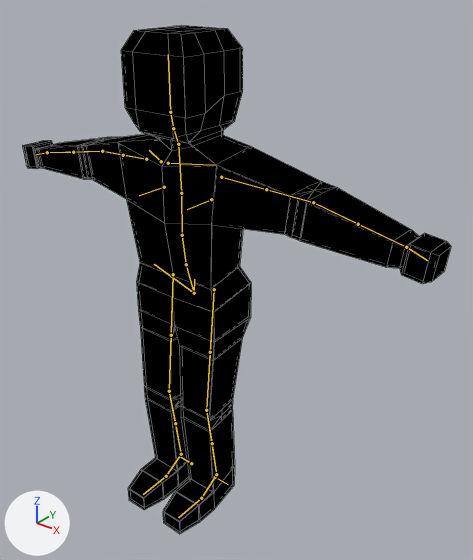
An edit to the Blender file assets/models/Agent.blend, drawn before and after from the same camera.
Camera for both pictures: a camera (50 mm lens) standing at (0.846, -0.879, 1.14) and looking at (0.092, 0.064, 0.555). Lighting does not change. The marker at lower left points along +X, +Y and +Z. The bones that bend it are drawn over the model as lines. Mesh edges are drawn as thin lines.
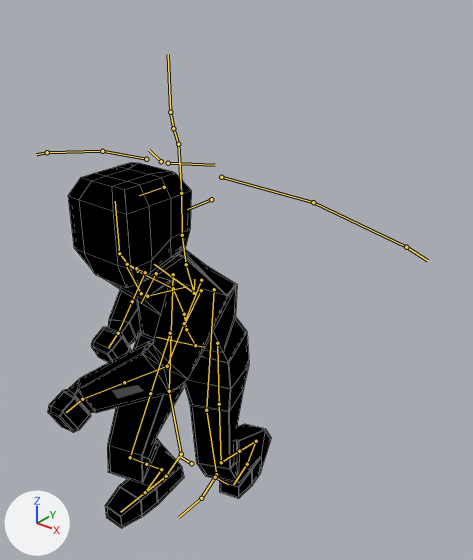
The newer file adds an action. The first version stands in its rest pose; the second is drawn at frame 25 of the action 'Crouch_BigArms'.

The change, as a list of edits to the scene's bpy script:
```text
Change bone_torso:
    where bone_torso = bpy.data.objects['rig'].pose.bones['torso']  # child of 'MCH-torso.parent'
    bone_torso.location: (0.0, 0.0, 0.0) -> (0.0, 0.0, -0.187)
Change bone_hips:
    where bone_hips = bpy.data.objects['rig'].pose.bones['hips']  # child of 'torso'
    bone_hips.location: (0.0, 0.0, 0.0) -> (0.0, -0.011, 0.034)
    bone_hips.rotation_quaternion: (1.0, 0.0, 0.0, 0.0) -> (0.978, 0.146, 0.022, 0.148)  # degrees (0, 0, 0) -> degrees (17, 0, 17)
Change bone_chest:
    where bone_chest = bpy.data.objects['rig'].pose.bones['chest']  # child of 'torso'
    bone_chest.rotation_quaternion: (1.0, 0.0, 0.0, 0.0) -> (0.918, 0.397, 0.0, 0.0)  # degrees (0, 0, 0) -> degrees (47, 0, 0)
Change bone_neck:
    where bone_neck = bpy.data.objects['rig'].pose.bones['neck']  # child of 'MCH-ROT-neck'
    bone_neck.location: (0.0, 0.0, 0.0) -> (0.0, 0.019, 0.01)
Change bone_upper_arm_ik_l:
    where bone_upper_arm_ik_l = bpy.data.objects['rig'].pose.bones['upper_arm_ik.L']  # child of 'MCH-upper_arm_ik_swing.L'
    bone_upper_arm_ik_l.location: (0.0, 0.0, 0.0) -> (-0.009, -0.02, 0.005)
    bone_upper_arm_ik_l.rotation_euler: (0.0, 0.0, 0.0) -> (0.0, -0.436, 0.0)  # degrees (0, 0, 0) -> degrees (0, -25, 0)
Change bone_upper_arm_ik_r:
    where bone_upper_arm_ik_r = bpy.data.objects['rig'].pose.bones['upper_arm_ik.R']  # child of 'MCH-upper_arm_ik_swing.R'
    bone_upper_arm_ik_r.rotation_euler: (0.0, 0.0, 0.0) -> (0.0, 0.506, 0.0)  # degrees (0, 0, 0) -> degrees (0, 29, 0)
Change bone_hand_ik_l:
    where bone_hand_ik_l = bpy.data.objects['rig'].pose.bones['hand_ik.L']  # child of 'MCH-hand_ik.parent.L'
    bone_hand_ik_l.location: (0.0, 0.0, 0.0) -> (-0.509, -0.276, -0.367)
    bone_hand_ik_l.rotation_quaternion: (1.0, 0.0, 0.0, 0.0) -> (0.673, 0.592, -0.234, -0.376)  # degrees (0, 0, 0) -> degrees (79, 7, -52)
Change bone_hand_ik_r:
    where bone_hand_ik_r = bpy.data.objects['rig'].pose.bones['hand_ik.R']  # child of 'MCH-hand_ik.parent.R'
    bone_hand_ik_r.location: (0.0, 0.0, 0.0) -> (0.346, -0.121, -0.311)
    bone_hand_ik_r.rotation_quaternion: (1.0, 0.0, 0.0, 0.0) -> (0.653, 0.552, 0.266, 0.444)  # degrees (0, 0, 0) -> degrees (75, -8, 62)
Change bone_foot_ik_l:
    where bone_foot_ik_l = bpy.data.objects['rig'].pose.bones['foot_ik.L']  # child of 'MCH-foot_ik.parent.L'
    bone_foot_ik_l.location: (0.0, 0.0, 0.0) -> (0.0, 0.155, 0.0)
    bone_foot_ik_l.rotation_quaternion: (1.0, 0.0, 0.0, 0.0) -> (0.993, 0.0, 0.0, 0.117)  # degrees (0, 0, 0) -> degrees (0, 0, 13)
Change bone_foot_ik_r:
    where bone_foot_ik_r = bpy.data.objects['rig'].pose.bones['foot_ik.R']  # child of 'MCH-foot_ik.parent.R'
    bone_foot_ik_r.location: (0.0, 0.0, 0.0) -> (0.0, -0.07, 0.0)
```

Where the change shows, as pixel boxes [x1, y1, x2, y2] in the pictures (473 x 560 px):
'Mesh', posed (48% narrower, 28% shorter): before [22, 26, 451, 534]; after [48, 162, 271, 528]
